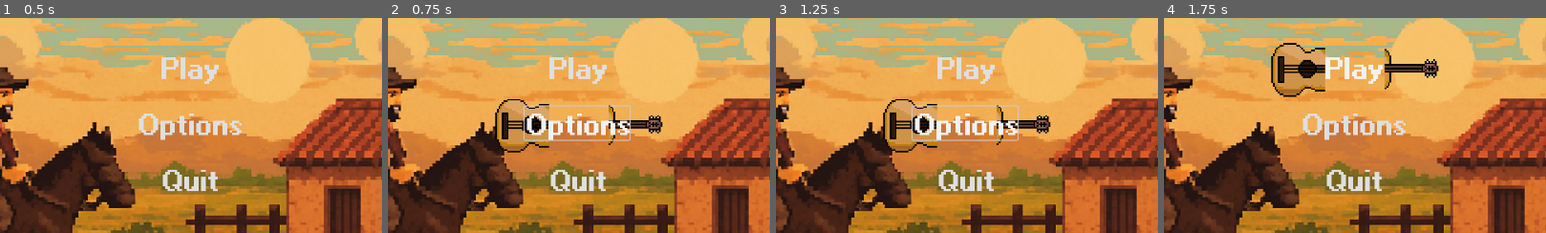
Above: before the commit, frames 1-4 (left to right).
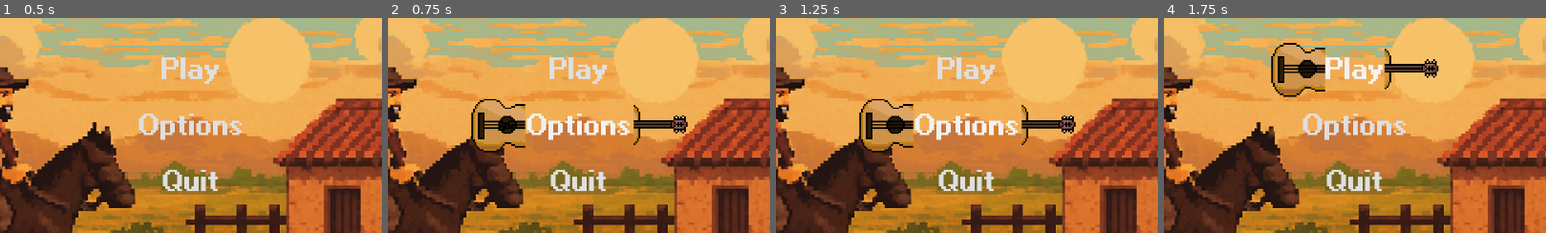
Above: after the commit, the same moments.

Repository: ODICRACK/JuegoMartinFierro
Game: Godot game, scene res://Ecenas/Menu.tscn
Same seed, same stepped clock (60 frames per second), same inputs: the game is played once before the commit and once after it. Sound files missing from this copy of the repository are replaced by a short silence.
Inputs:
- Up to frame 1 (0.5 s): no input
- Up to frame 2 (0.75 s): click "Options" at 0.5 s
- Up to frame 3 (1.25 s): no input
- Up to frame 4 (1.75 s): click "Play" at 1.25 s
The pictures show only the part of the screen within x 25-75%, y 26-76%; the shares and areas given below are measured in that part.

Frame 1 is identical in both runs. In frame 2, 4.6% of the frame differs, in the area x 21-79%, y 37-63%; in frame 3, 4.6%; in frame 4, nothing differs.

Commit message:
agregado de fundido en negro

Diff:
--- a/Ecenas/Menu.tscn
+++ b/Ecenas/Menu.tscn
@@ -1,28 +1,22 @@
-[gd_scene load_steps=22 format=3 uid="uid://cgfjemoqlmi4c"]
+[gd_scene load_steps=19 format=3 uid="uid://cgfjemoqlmi4c"]
 
 [ext_resource type="Script" uid="uid://btsof2u5bukff" path="res://Ecenas/buttonContainer.gd" id="2_4y11p"]
 [ext_resource type="Texture2D" uid="uid://ntb6l5emx3f3" path="res://Sprites/pixilart-sprite (4).png" id="2_jxnki"]
 [ext_resource type="Texture2D" uid="uid://xr304ynpsl4y" path="res://Sprites/ChatGPT Image 10 sept 2025, 09_58_40 p.m..png" id="2_sp3bm"]
 [ext_resource type="FontFile" uid="uid://bjeipvuaso84k" path="res://Fuentes de texto/ari/ari-w9500-bold.ttf" id="3_4y11p"]
+[ext_resource type="Script" uid="uid://br4o3fo4ppcse" path="res://Ecenas/button_play.gd" id="5_jwk51"]
 [ext_resource type="AudioStream" uid="uid://bb1m8qisdkneg" path="res://Sonidos/guitarra.wav" id="5_pl8sq"]
 [ext_resource type="AudioStream" uid="uid://bo85gkbjrcofn" path="res://Sonidos/guitarra3.wav" id="6_qe5y5"]
 [ext_resource type="Script" uid="uid://q6y37fsfhxpr" path="res://Ecenas/quitarJuego.gd" id="7_c7k86"]
 [ext_resource type="AudioStream" uid="uid://cvvmtq3ou05ir" path="res://Sonidos/guitarra2.wav" id="7_cxlyq"]
 [ext_resource type="AudioStream" uid="uid://cwkncq8ha2fj1" path="res://Sonidos/817421__sergequadrado__lucky-guitar-sound.wav" id="9_jwk51"]
-
-[sub_resource type="StyleBoxEmpty" id="StyleBoxEmpty_jwk51"]
-
-[sub_resource type="StyleBoxEmpty" id="StyleBoxEmpty_7gcih"]
-
-[sub_resource type="StyleBoxEmpty" id="StyleBoxEmpty_l03gm"]
-
-[sub_resource type="StyleBoxEmpty" id="StyleBoxEmpty_rybku"]
-
-[sub_resource type="StyleBoxEmpty" id="StyleBoxEmpty_vk7wb"]
-
-[sub_resource type="StyleBoxEmpty" id="StyleBoxEmpty_dmw4f"]
-
-[sub_resource type="StyleBoxEmpty" id="StyleBoxEmpty_c7k86"]
+[ext_resource type="Script" uid="uid://b7hkk70egcr43" path="res://Ecenas/fundidor.gd" id="11_7gcih"]
+
+[sub_resource type="StyleBoxFlat" id="StyleBoxFlat_c7k86"]
+draw_center = false
+
+[sub_resource type="StyleBoxFlat" id="StyleBoxFlat_jwk51"]
+draw_center = false
 
 [sub_resource type="StyleBoxEmpty" id="StyleBoxEmpty_jxnki"]
 
@@ -86,6 +80,18 @@
 pivot_offset = Vector2(768, 512)
 texture = ExtResource("2_sp3bm")
 
+[node name="CanvasLayer" type="CanvasLayer" parent="."]
+script = ExtResource("11_7gcih")
+
+[node name="ColorRect" type="ColorRect" parent="CanvasLayer"]
+modulate = Color(0, 0, 0, 0)
+offset_left = -10.0
+offset_top = -24.0
+offset_right = 1620.0
+offset_bottom = 942.0
+mouse_filter = 2
+color = Color(0, 0, 0, 1)
+
 [node name="VBoxContainer" type="VBoxContainer" parent="."]
 layout_mode = 1
 anchors_preset = 8
@@ -133,7 +139,7 @@
 texture = ExtResource("2_jxnki")
 hframes = 8
 
-[node name="Button" type="Button" parent="VBoxContainer/ContenedorBotonPlay"]
+[node name="ButtonPlay" type="Button" parent="VBoxContainer/ContenedorBotonPlay"]
 layout_mode = 1
 anchors_preset = 8
 anchor_left = 0.5
@@ -148,16 +154,13 @@
 grow_vertical = 2
 theme_override_fonts/font = ExtResource("3_4y11p")
 theme_override_font_sizes/font_size = 55
-theme_override_styles/focus = SubResource("StyleBoxEmpty_jwk51")
-theme_override_styles/disabled_mirrored = SubResource("StyleBoxEmpty_7gcih")
-theme_override_styles/disabled = SubResource("StyleBoxEmpty_l03gm")
-theme_override_styles/hover_pressed_mirrored = SubResource("StyleBoxEmpty_rybku")
-theme_override_styles/hover_pressed = SubResource("StyleBoxEmpty_vk7wb")
-theme_override_styles/hover_mirrored = SubResource("StyleBoxEmpty_dmw4f")
-theme_override_styles/hover = SubResource("StyleBoxEmpty_c7k86")
+theme_override_styles/focus = SubResource("StyleBoxFlat_c7k86")
+theme_override_styles/hover = SubResource("StyleBoxFlat_jwk51")
+theme_override_styles/pressed = SubResource("StyleBoxFlat_jwk51")
 theme_override_styles/normal = SubResource("StyleBoxEmpty_jxnki")
 text = "Play"
 icon_alignment = 1
+script = ExtResource("5_jwk51")
 
 [node name="AnimationPlayer" type="AnimationPlayer" parent="VBoxContainer/ContenedorBotonPlay"]
 libraries = {
@@ -167,6 +170,9 @@
 [node name="Guitarra" type="AudioStreamPlayer" parent="VBoxContainer/ContenedorBotonPlay"]
 stream = ExtResource("5_pl8sq")
 volume_db = 4.0
+
+[node name="chao" type="AudioStreamPlayer" parent="VBoxContainer/ContenedorBotonPlay"]
+stream = ExtResource("9_jwk51")
 
 [node name="ContenedorBotonOptions" type="Control" parent="VBoxContainer"]
 layout_mode = 2
@@ -187,19 +193,19 @@
 script = ExtResource("2_4y11p")
 
 [node name="guitar arriba" type="Sprite2D" parent="VBoxContainer/ContenedorBotonOptions/Control"]
-position = Vector2(183.25, 89.25)
+position = Vector2(235.75, 89.25)
 scale = Vector2(3.5, 3.5)
 texture = ExtResource("2_jxnki")
 hframes = 8
 frame = 1
 
 [node name="guitar abajo" type="Sprite2D" parent="VBoxContainer/ContenedorBotonOptions/Control"]
-position = Vector2(-54.25, 90.5)
-scale = Vector2(3.5, 3.5)
-texture = ExtResource("2_jxnki")
-hframes = 8
-
-[node name="Button" type="Button" parent="VBoxContainer/ContenedorBotonOptions"]
+position = Vector2(-104.25, 90.5)
+scale = Vector2(3.5, 3.5)
+texture = ExtResource("2_jxnki")
+hframes = 8
+
+[node name="ButtonOptions" type="Button" parent="VBoxContainer/ContenedorBotonOptions"]
 layout_mode = 1
 anchors_preset = 8
 anchor_left = 0.5
@@ -214,7 +220,9 @@
 grow_vertical = 2
 theme_override_fonts/font = ExtResource("3_4y11p")
 theme_override_font_sizes/font_size = 55
+theme_override_styles/focus = SubResource("StyleBoxEmpty_4y11p")
 theme_override_styles/hover = SubResource("StyleBoxEmpty_4y11p")
+theme_override_styles/pressed = SubResource("StyleBoxEmpty_4y11p")
 theme_override_styles/normal = SubResource("StyleBoxEmpty_jxnki")
 text = "Options"
 icon_alignment = 1
@@ -259,7 +267,7 @@
 texture = ExtResource("2_jxnki")
 hframes = 8
 
-[node name="Button" type="Button" parent="VBoxContainer/ContenedorBotonQuit"]
+[node name="Buttonquit" type="Button" parent="VBoxContainer/ContenedorBotonQuit"]
 layout_mode = 1
 anchors_preset = 8
 anchor_left = 0.5
@@ -274,7 +282,9 @@
 grow_vertical = 2
 theme_override_fonts/font = ExtResource("3_4y11p")
 theme_override_font_sizes/font_size = 55
+theme_override_styles/focus = SubResource("StyleBoxEmpty_4y11p")
 theme_override_styles/hover = SubResource("StyleBoxEmpty_4y11p")
+theme_override_styles/pressed = SubResource("StyleBoxEmpty_4y11p")
 theme_override_styles/normal = SubResource("StyleBoxEmpty_jxnki")
 text = "Quit"
 icon_alignment = 1
@@ -292,11 +302,13 @@
 [node name="chao" type="AudioStreamPlayer" parent="VBoxContainer/ContenedorBotonQuit"]
 stream = ExtResource("9_jwk51")
 
-[connection signal="mouse_entered" from="VBoxContainer/ContenedorBotonPlay/Button" to="VBoxContainer/ContenedorBotonPlay/Control" method="_on_button_mouse_entered"]
-[connection signal="mouse_exited" from="VBoxContainer/ContenedorBotonPlay/Button" to="VBoxContainer/ContenedorBotonPlay/Control" method="_on_button_mouse_exited"]
-[connection signal="mouse_entered" from="VBoxContainer/ContenedorBotonOptions/Button" to="VBoxContainer/ContenedorBotonOptions/Control" method="_on_button_mouse_entered"]
-[connection signal="mouse_exited" from="VBoxContainer/ContenedorBotonOptions/Button" to="VBoxContainer/ContenedorBotonOptions/Control" method="_on_button_mouse_exited"]
-[connection signal="mouse_entered" from="VBoxContainer/ContenedorBotonQuit/Button" to="VBoxContainer/ContenedorBotonQuit/Control" method="_on_button_mouse_entered"]
-[connection signal="mouse_exited" from="VBoxContainer/ContenedorBotonQuit/Button" to="VBoxContainer/ContenedorBotonQuit/Control" method="_on_button_mouse_exited"]
-[connection signal="pressed" from="VBoxContainer/ContenedorBotonQuit/Button" to="VBoxContainer/ContenedorBotonQuit/Button" method="_on_pressed"]
-[connection signal="finished" from="VBoxContainer/ContenedorBotonQuit/chao" to="VBoxContainer/ContenedorBotonQuit/Button" method="_on_chao_finished"]
+[connection signal="mouse_entered" from="VBoxContainer/ContenedorBotonPlay/ButtonPlay" to="VBoxContainer/ContenedorBotonPlay/Control" method="_on_button_mouse_entered"]
+[connection signal="mouse_exited" from="VBoxContainer/ContenedorBotonPlay/ButtonPlay" to="VBoxContainer/ContenedorBotonPlay/Control" method="_on_button_mouse_exited"]
+[connection signal="pressed" from="VBoxContainer/ContenedorBotonPlay/ButtonPlay" to="VBoxContainer/ContenedorBotonPlay/ButtonPlay" method="_on_pressed"]
+[connection signal="mouse_entered" from="VBoxContainer/ContenedorBotonOptions/ButtonOptions" to="VBoxContainer/ContenedorBotonOptions/Control" method="_on_button_mouse_entered"]
+[connection signal="mouse_exited" from="VBoxContainer/ContenedorBotonOptions/ButtonOptions" to="VBoxContainer/ContenedorBotonOptions/Control" method="_on_button_mouse_exited"]
+[connection signal="mouse_entered" from="VBoxContainer/ContenedorBotonQuit/Buttonquit" to="VBoxContainer/ContenedorBotonQuit/Control" method="_on_button_mouse_entered"]
+[connection signal="mouse_exited" from="VBoxContainer/ContenedorBotonQuit/Buttonquit" to="VBoxContainer/ContenedorBotonQuit/Control" method="_on_button_mouse_exited"]
+[connection signal="pressed" from="VBoxContainer/ContenedorBotonQuit/Buttonquit" to="VBoxContainer/ContenedorBotonQuit/Buttonquit" method="_on_pressed"]
+[connection signal="pressed" from="VBoxContainer/ContenedorBotonQuit/Buttonquit" to="CanvasLayer" method="_on_buttonquit_pressed"]
+[connection signal="finished" from="VBoxContainer/ContenedorBotonQuit/chao" to="VBoxContainer/ContenedorBotonQuit/Buttonquit" method="_on_chao_finished"]
--- /dev/null
+++ b/Ecenas/button_play.gd
@@ -0,0 +1,5 @@
+extends Button
+@onready var sonido2 = $"../chao"
+
+func _on_pressed() -> void:
+	sonido2.play()
--- /dev/null
+++ b/Ecenas/fundidor.gd
@@ -0,0 +1,13 @@
+extends CanvasLayer
+@onready var fade_rect = $ColorRect
+
+func _on_fade_finished():
+	print("se terminó el fundido")
+	# Acá podés poner la acción que quieras (cambio de escena, etc.)
+
+func _on_buttonquit_pressed() -> void:
+	var tween = get_tree().create_tween()
+	tween.tween_property(fade_rect, "modulate:a", 1.0, 1.0) # 1 seg de duración
+	# Usamos await para esperar a que termine
+	await tween.finished
+	_on_fade_finished()
Not shown, added: Ecenas/button_play.gd.uid
Not shown, added: Ecenas/fundidor.gd.uid
Not shown, changed: Sonidos/817421__sergequadrado__lucky-guitar-sound.wav
